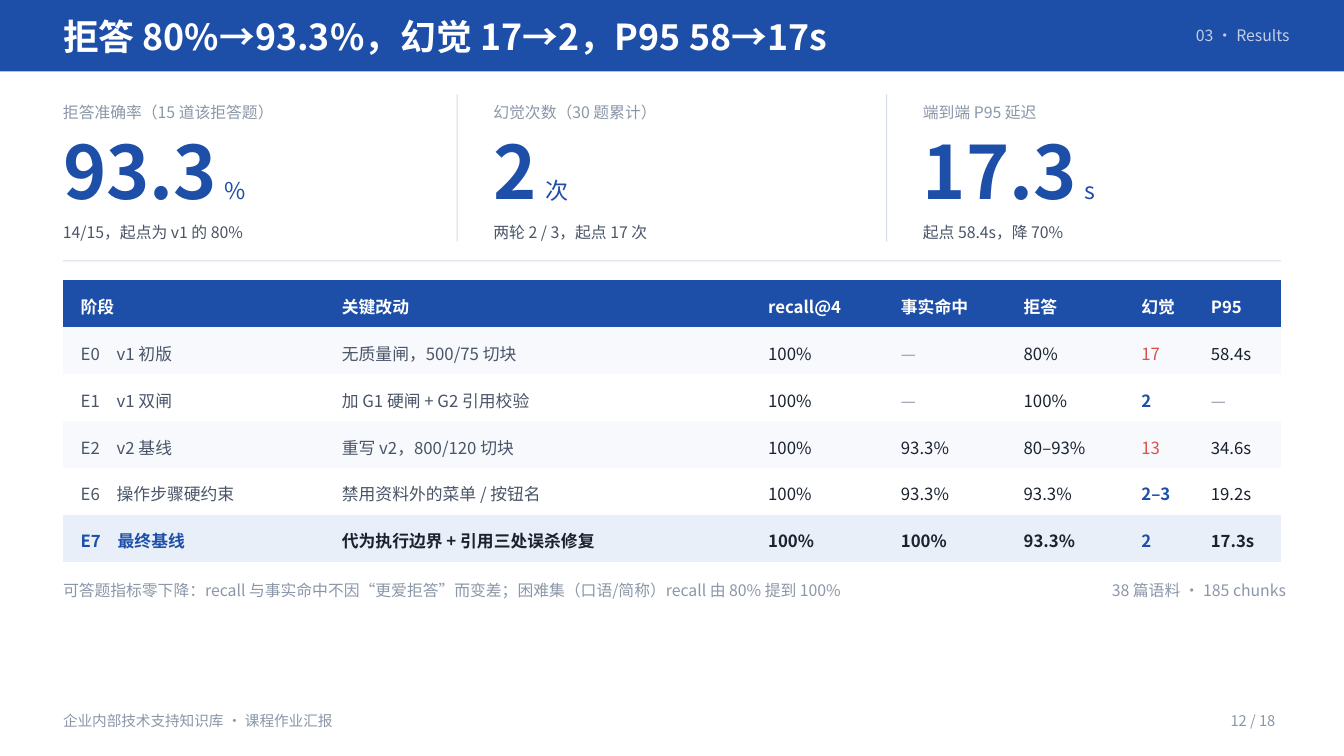
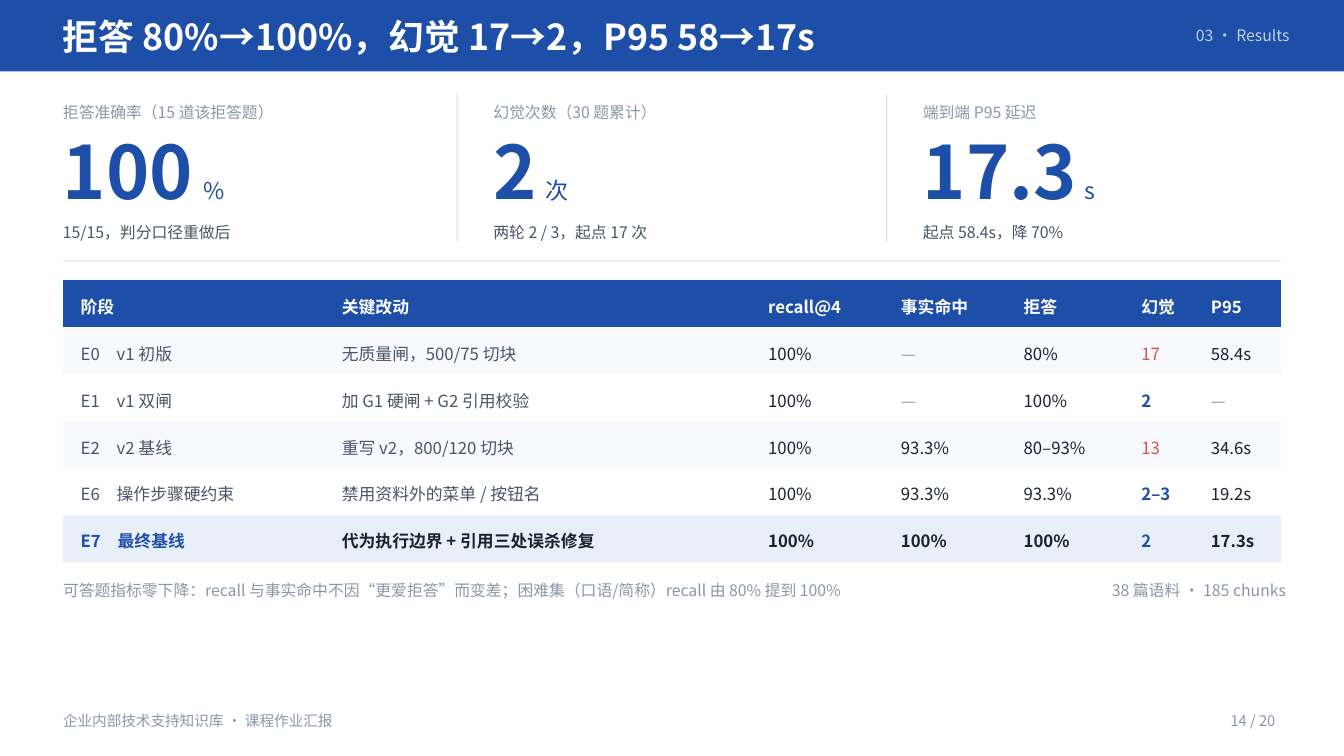
Before and after one commit to NanMuXPY/chenxuanlin-rag-kb, a slide deck: slide 14 of docs/汇报PPT/汇报PPT.pptx (slide 12 before the commit). Drawn at 1344x756 pixels with LibreOffice and Linux fonts; fonts in the diff are those of the drawing. Boxes give left, top, right and bottom in pixels: in the first picture for what was removed or moved away, otherwise in the second. Text is boxed around its words. In the diff, an @@ line names an element or a change of style, - is before the commit and + after.

```diff
--- a/docs/汇报PPT/汇报PPT.pptx
+++ b/docs/汇报PPT/汇报PPT.pptx
@@ text at bbox=[63, 19, 816, 55]: text changed @@
-拒答 80%→93.3%，幻觉 17→2，P95 58→17s
+拒答 80%→100%，幻觉 17→2，P95 58→17s
@@ text removed at bbox=[63, 143, 217, 200] @@
-93.3
@@ text added at bbox=[63, 143, 193, 200], 52.5 pt, text #1E4FA8, bold @@
+100
@@ text "%": place and size @@
-text "%" at bbox=[225, 176, 246, 205]
+text "%" at bbox=[204, 176, 225, 205]
@@ text at bbox=[63, 225, 231, 241]: text changed @@
-14/15，起点为 v1 的 80%
+15/15，判分口径重做后
@@ table at bbox=[63, 280, 1281, 562] @@
-row 6, column 5: 93.3%
+row 6, column 5: 100%
@@ text at bbox=[1231, 715, 1275, 726]: text changed @@
-12 / 18
+14 / 20
```
Also in this commit, not shown: 10 other slides changed, 2 slides added, 20 other files.
